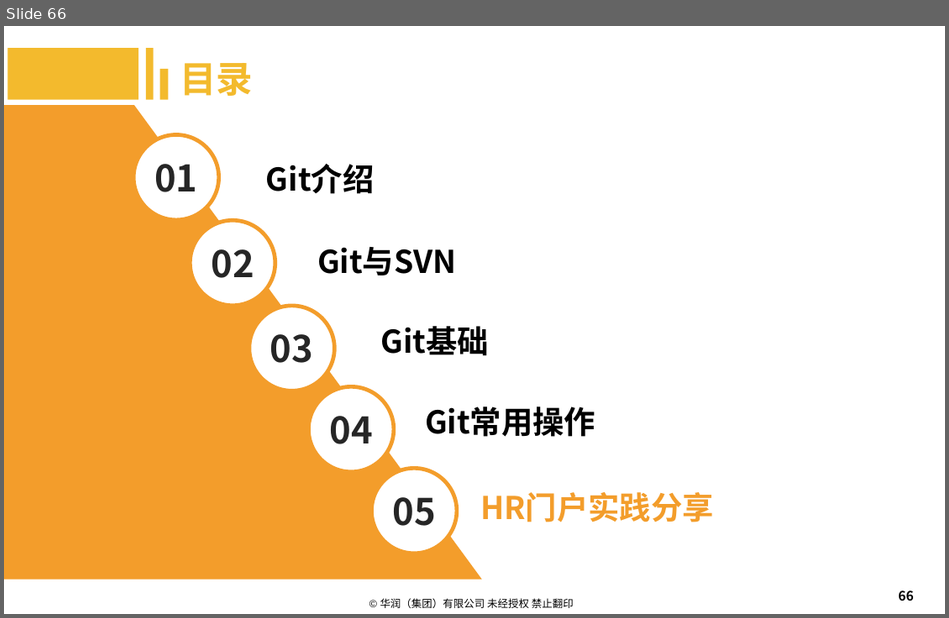
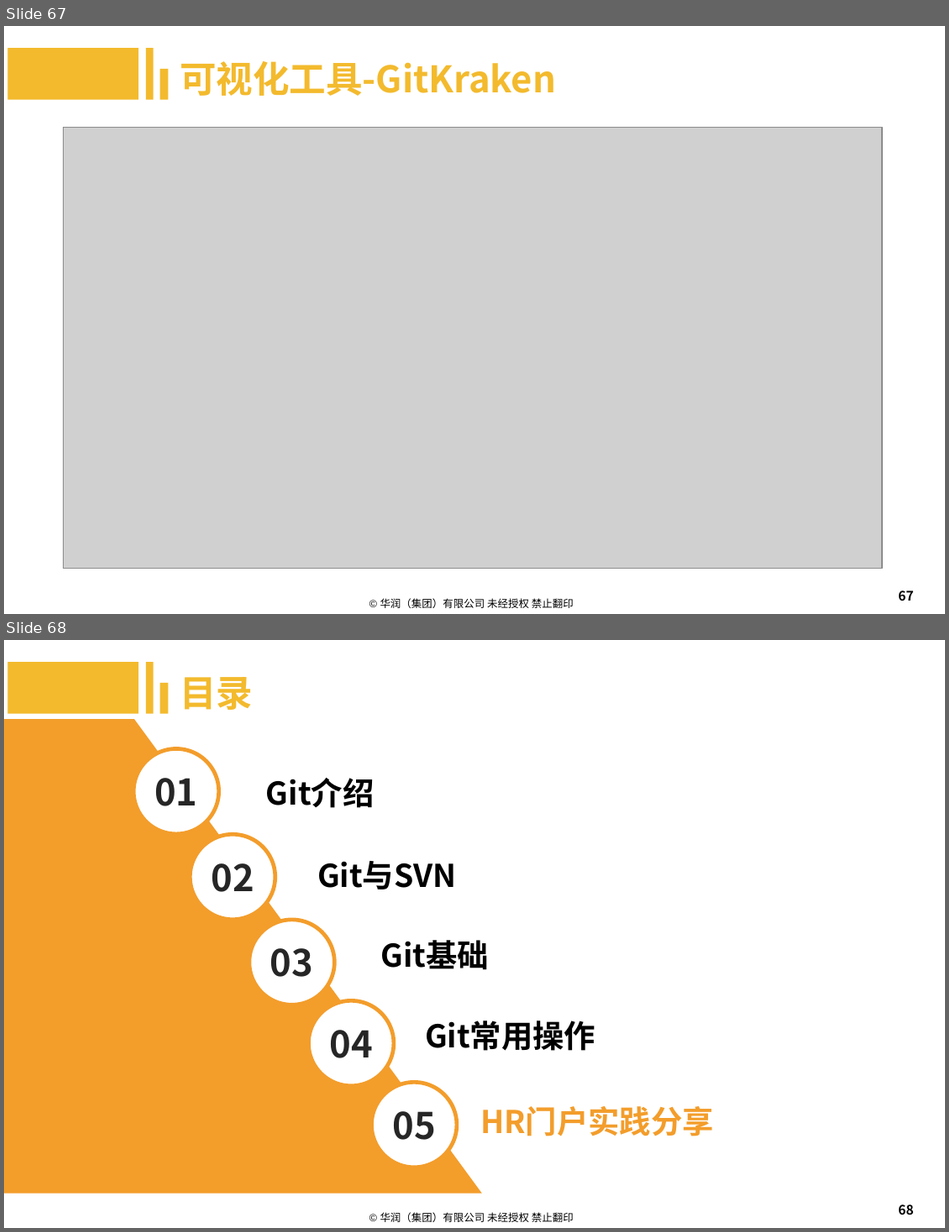
Before and after one commit to machenzhao/git-present, a slide deck: Git.pptx. Shown one above the other, each under a label of ours: slide 66 before the commit, slides 67 and 68 after it. The pictures are 949x618 and 949x1232 pixels, drawn with LibreOffice and Linux fonts; fonts in the diff are those of the drawing; grey boxes stand for pictures; background and template pictures are left out. Boxes give left, top, right and bottom in pixels: in the first picture for what was removed or moved away, otherwise in the second. Text is boxed around its words. In the diff, an @@ line names an element or a change of style, - is before the commit and + after.

Commit message:
添加可视化工具

```diff
--- a/Git.pptx
+++ b/Git.pptx
@@ slide 67 added at (4, 26, 945, 614), background #FFFFFF; not listed: 1 template element that a slide beside it also shows @@
@@ rectangle added at (7, 48, 138, 99), fill #F3BA2D @@
@@ rectangle added at (146, 48, 154, 99), fill #F3BA2D @@
@@ rectangle added at (160, 70, 169, 100), fill #F3BA2D @@
@@ text added at (180, 61, 556, 96), 28 pt, text #F3BA2D, bold @@
+可视化工具-GitKraken
@@ picture added at (64, 128, 882, 569) @@
@@ page number added at (898, 590, 913, 601), 10 pt, text #000000 @@
+67
@@ what was slide 66 is now slide 68 @@
```
Also in this commit, not shown: 1 slide changed, 1 other slide added.
